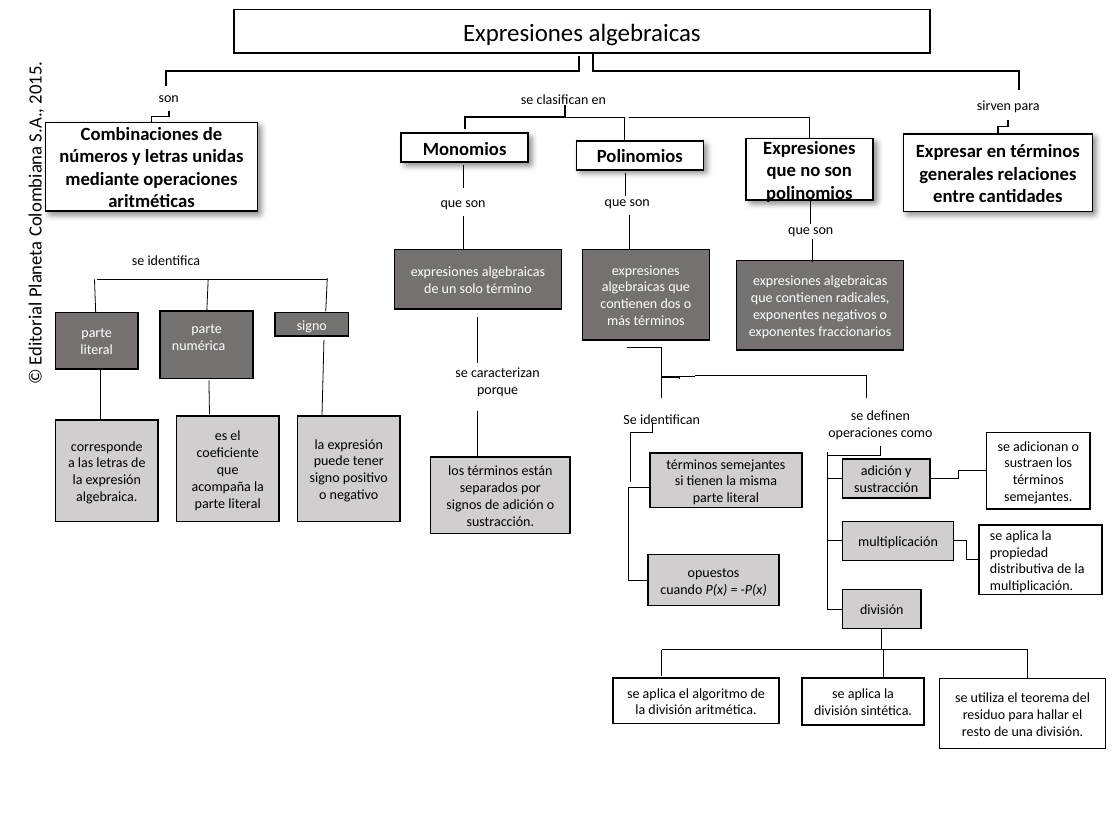
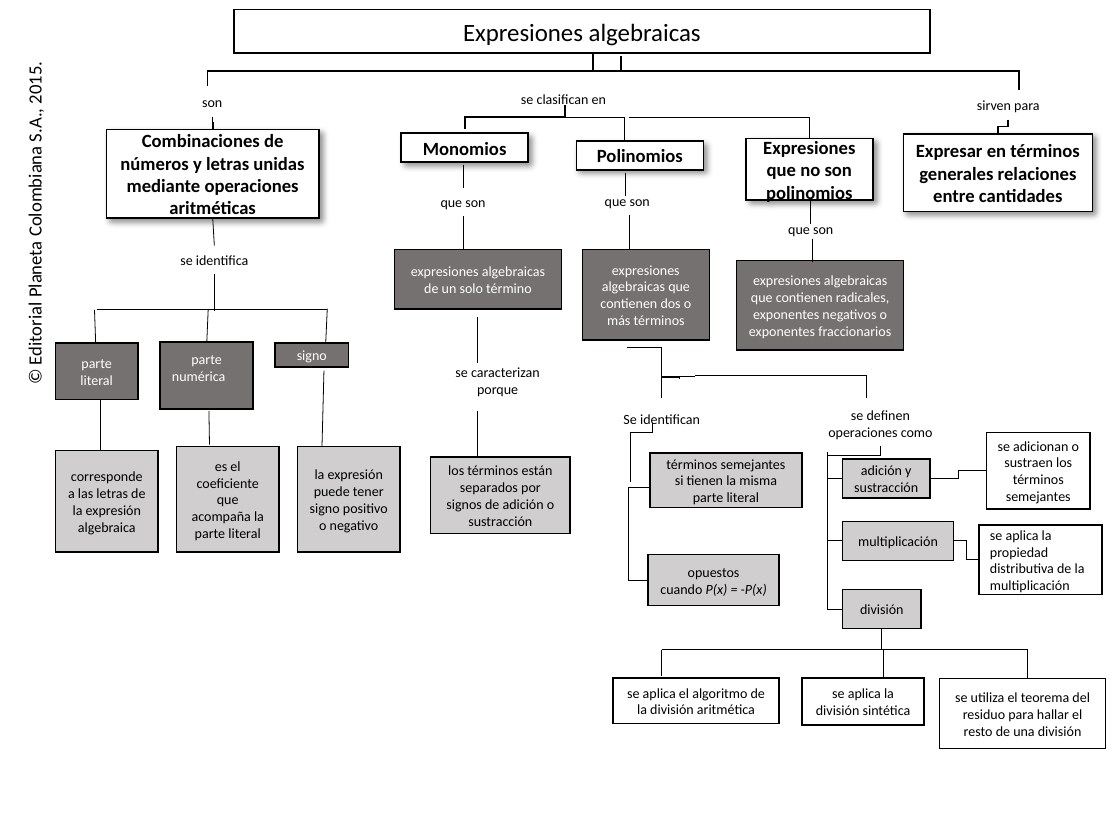
Before and after one commit to AulaPlanetaColombia/Matematicas, a slide deck: slide 1 of fuentes/contenidos/grado08/guion02/MA_08_02_CO_REC220.pptx. Drawn at 1120x840 pixels with LibreOffice and Linux fonts; fonts in the diff are those of the drawing; background and template pictures are left out. Boxes give left, top, right and bottom in pixels: in the first picture for what was removed or moved away, otherwise in the second. Text is boxed around its words. In the diff, an @@ line names an element or a change of style, - is before the commit and + after.

```diff
--- a/fuentes/contenidos/grado08/guion02/MA_08_02_CO_REC220.pptx
+++ b/fuentes/contenidos/grado08/guion02/MA_08_02_CO_REC220.pptx
@@ elbow line moved from (579, 56) - (166, 86) to (620, 56) - (207, 86) @@
@@ text "son": place and size @@
-text "son" at (159,95,179,102)
+text "son" at (202,100,222,107)
@@ elbow line moved from (169, 111) - (151, 122) to (213, 116) - (213, 130) @@
@@ rectangle "Combinaciones de números y letras ...": place and size @@
-rectangle "Combinaciones de números y letras ..." at (46,122,259,211)
+rectangle "Combinaciones de números y letras ..." at (106,130,319,218)
@@ line added from (213, 218) to (214, 245), #000000 0.5 pt @@
@@ text "se identifica": place and size @@
-text "se identifica" at (132,255,201,265)
+text "se identifica" at (180,255,249,265)
@@ line added from (214, 274) to (214, 311), #000000 0.5 pt @@
@@ 7 lines, 6 rectangles: place and size @@
-7 lines, 6 rectangles at (55,278,400,522)
+7 lines, 6 rectangles at (55,309,400,552)
@@ text in rectangle at (998,441,1079,504): text changed @@
-se adicionan o sustraen los términos semejantes.
+se adicionan o sustraen los términos semejantes
@@ text in rectangle at (68,471,145,535): text changed @@
-corresponde a las letras de la expresión algebraica.
+corresponde a las letras de la expresión algebraica
@@ text in rectangle at (446,465,554,526): text changed @@
-los términos están separados por signos de adición o sustracción.
+los términos están separados por signos de adición o sustracción
@@ text in rectangle at (990,530,1085,593): text changed @@
-se aplica la propiedad distributiva de la multiplicación.
+se aplica la propiedad distributiva de la multiplicación
@@ text in rectangle at (627,688,765,714): text changed @@
-se aplica el algoritmo de la división aritmética.
+se aplica el algoritmo de la división aritmética
@@ text in rectangle at (816,688,911,715): text changed @@
-se aplica la división sintética.
+se aplica la división sintética
@@ text in rectangle at (955,692,1090,736): text changed @@
-se utiliza el teorema del residuo para hallar el resto de una división.
+se utiliza el teorema del residuo para hallar el resto de una división
```
Also in this commit, not shown: 24 other files.
